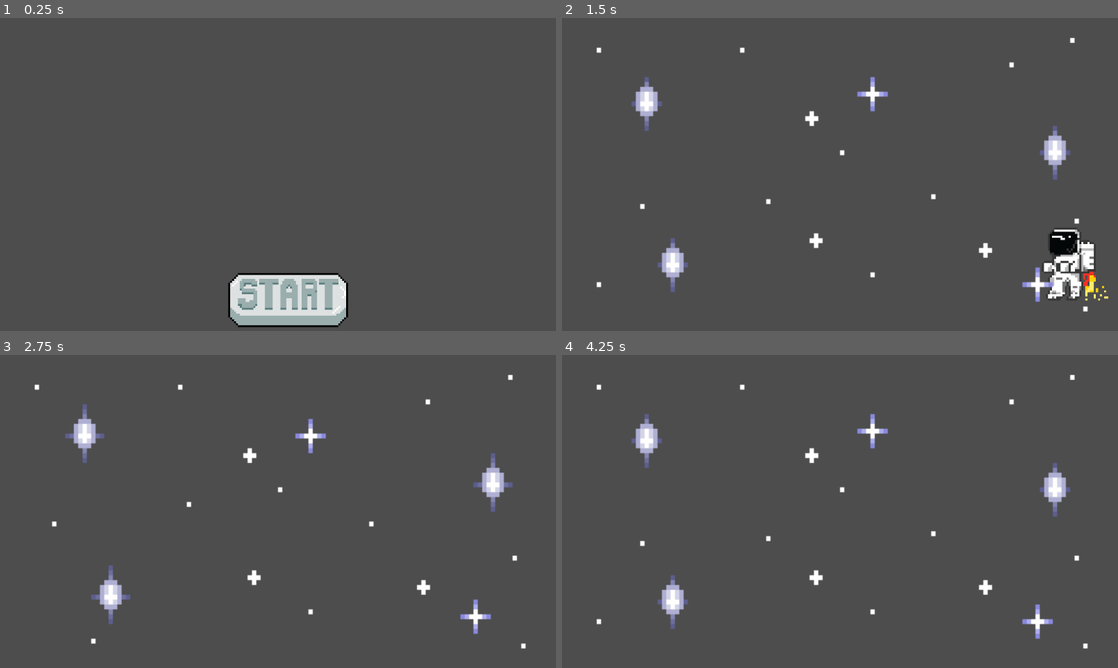
Above: before the commit, frames 1-4 (two rows, left to right).
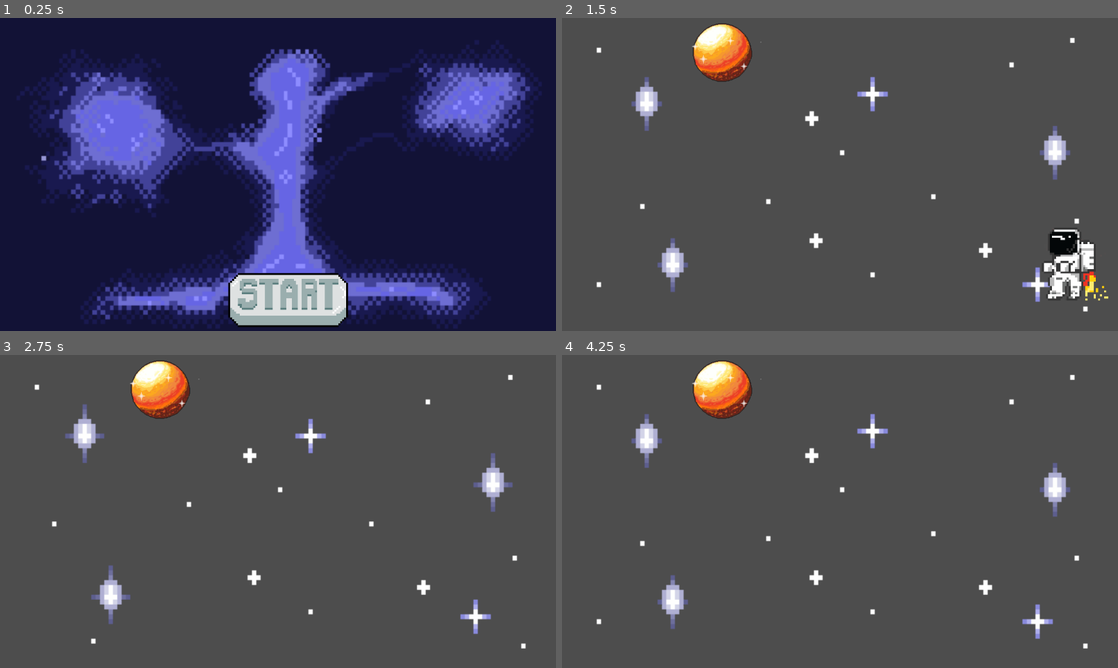
Above: after the commit, the same moments.

Repository: KTools2202/StarJump
Game: Godot game, scene res://scenes/start_button.tscn
Same seed, same stepped clock (60 frames per second), same inputs: the game is played once before the commit and once after it.
Inputs (mouse positions are in pixels of both pictures, inside the frame that each line leads up to):
- Up to frame 1 (0.25 s): no input
- Up to frame 2 (1.5 s): click (851, 299) at 0.5 s; hold Right (ui_right) from 1.28 s (still down)
- Up to frame 3 (2.75 s): keep holding Right (ui_right); tap Up (ui_up) at 1.52, 2.27 s
- Up to frame 4 (4.25 s): release Right (ui_right) at 2.78 s; hold Left (ui_left) 2.78-3.53 s; hold Right (ui_right) from 3.53 s (still down); tap Up (ui_up) at 3.77 s

The runs differ from the first frame. In frame 1, 96% of the frame differs, in the area x 0-100%, y 0-100%; in frame 2, 1.6%; in frame 3, 1.5%; in frame 4, 1.5%.
Error after the commit: Invalid assignment of property or key 'text' with value of type 'String' on a base object of type 'Sprite2D'. (res://scripts/Stage1/Clue1.gd:6)

Commit message:
fix: various logic stuff

Diff:
--- a/scenes/stages/stage1.tscn
+++ b/scenes/stages/stage1.tscn
@@ -1,36 +1,16 @@
-[gd_scene load_steps=26 format=3 uid="uid://dgdhq7qt34stf"]
+[gd_scene load_steps=27 format=3 uid="uid://dgdhq7qt34stf"]
 
 [ext_resource type="Script" path="res://scripts/Player.gd" id="1_4dh24"]
 [ext_resource type="Texture2D" uid="uid://dhgvwxivav0sa" path="res://sprites/Astronaut Sprite 1 fire.png" id="2_7ny1k"]
 [ext_resource type="Script" path="res://scripts/Stage1/Clue1.gd" id="3_rns28"]
 [ext_resource type="Script" path="res://scripts/Stage1/Clue2.gd" id="4_pv2ro"]
 [ext_resource type="Script" path="res://scripts/Stage1/Clue3.gd" id="5_2j6ve"]
+[ext_resource type="Texture2D" uid="uid://c70xoliuvmds" path="res://sprites/Sun.png" id="6_5taep"]
 [ext_resource type="Script" path="res://scripts/Stage1/Clue4.gd" id="6_dfxqv"]
 [ext_resource type="Script" path="res://scripts/Stage1/Clue5.gd" id="7_s042v"]
 [ext_resource type="Script" path="res://scripts/Stage1/AnswerGUI.gd" id="8_yubbe"]
 [ext_resource type="Texture2D" uid="uid://ceo8fmyqrium1" path="res://sprites/Stars sheet.png" id="9_5uxs5"]
 [ext_resource type="Script" path="res://scripts/Starry background.gd" id="10_njl88"]
-
-[sub_resource type="RectangleShape2D" id="RectangleShape2D_3myi4"]
-size = Vector2(138, 151)
-
-[sub_resource type="CircleShape2D" id="CircleShape2D_agvig"]
-radius = 31.0
-
-[sub_resource type="CircleShape2D" id="CircleShape2D_wofwh"]
-radius = 36.0555
-
-[sub_resource type="CircleShape2D" id="CircleShape2D_3rrcl"]
-radius = 41.3038
-
-[sub_resource type="CircleShape2D" id="CircleShape2D_eo4rb"]
-radius = 35.5106
-
-[sub_resource type="CircleShape2D" id="CircleShape2D_ohvj2"]
-radius = 39.4588
-
-[sub_resource type="RectangleShape2D" id="RectangleShape2D_wmj16"]
-size = Vector2(42, 648)
 
 [sub_resource type="AtlasTexture" id="AtlasTexture_0fy8c"]
 atlas = ExtResource("9_5uxs5")
@@ -89,149 +69,28 @@
 "speed": 5.0
 }]
 
+[sub_resource type="RectangleShape2D" id="RectangleShape2D_3myi4"]
+size = Vector2(138, 151)
+
+[sub_resource type="CircleShape2D" id="CircleShape2D_agvig"]
+radius = 31.0
+
+[sub_resource type="CircleShape2D" id="CircleShape2D_wofwh"]
+radius = 36.0555
+
+[sub_resource type="CircleShape2D" id="CircleShape2D_3rrcl"]
+radius = 41.3038
+
+[sub_resource type="CircleShape2D" id="CircleShape2D_eo4rb"]
+radius = 35.5106
+
+[sub_resource type="CircleShape2D" id="CircleShape2D_ohvj2"]
+radius = 39.4588
+
+[sub_resource type="RectangleShape2D" id="RectangleShape2D_wmj16"]
+size = Vector2(42, 648)
+
 [node name="Node2D" type="Node2D"]
-
-[node name="Player" type="CharacterBody2D" parent="." groups=["player"]]
-script = ExtResource("1_4dh24")
-
-[node name="CollisionShape2D" type="CollisionShape2D" parent="Player"]
-position = Vector2(1003, 509.5)
-shape = SubResource("RectangleShape2D_3myi4")
-
-[node name="Sprite2D" type="Sprite2D" parent="Player"]
-position = Vector2(1003, 509.476)
-scale = Vector2(0.460317, 0.460317)
-texture = ExtResource("2_7ny1k")
-
-[node name="Clue1" type="Area2D" parent="."]
-position = Vector2(198, 31)
-script = ExtResource("3_rns28")
-
-[node name="CollisionShape2D" type="CollisionShape2D" parent="Clue1"]
-position = Vector2(37, 40)
-shape = SubResource("CircleShape2D_agvig")
-
-[node name="Label" type="Label" parent="Clue1"]
-offset_left = 78.0
-offset_top = 29.0
-offset_right = 293.0
-offset_bottom = 52.0
-
-[node name="Clue2" type="Area2D" parent="."]
-position = Vector2(549, 75)
-script = ExtResource("4_pv2ro")
-
-[node name="CollisionShape2D" type="CollisionShape2D" parent="Clue2"]
-position = Vector2(54, 18)
-shape = SubResource("CircleShape2D_wofwh")
-
-[node name="Label" type="Label" parent="Clue2"]
-offset_left = 94.0
-offset_top = 5.0
-offset_right = 134.0
-offset_bottom = 28.0
-
-[node name="Clue3" type="Area2D" parent="."]
-position = Vector2(296, 468)
-script = ExtResource("5_2j6ve")
-
-[node name="CollisionShape2D" type="CollisionShape2D" parent="Clue3"]
-position = Vector2(44, 44)
-shape = SubResource("CircleShape2D_3rrcl")
-
-[node name="Label" type="Label" parent="Clue3"]
-offset_right = 40.0
-offset_bottom = 23.0
-
-[node name="Clue4" type="Area2D" parent="."]
-position = Vector2(718, 461)
-script = ExtResource("6_dfxqv")
-
-[node name="CollisionShape2D" type="CollisionShape2D" parent="Clue4"]
-position = Vector2(55, 38)
-shape = SubResource("CircleShape2D_eo4rb")
-
-[node name="Label" type="Label" parent="Clue4"]
-offset_right = 40.0
-offset_bottom = 23.0
-
-[node name="Clue5" type="Area2D" parent="."]
-position = Vector2(945, 57)
-script = ExtResource("7_s042v")
-
-[node name="CollisionShape2D" type="CollisionShape2D" parent="Clue5"]
-position = Vector2(46, 23)
-shape = SubResource("CircleShape2D_ohvj2")
-
-[node name="Label" type="Label" parent="Clue5"]
-offset_left = -37.0
-offset_top = 72.0
-offset_right = 3.0
-offset_bottom = 95.0
-
-[node name="answer" type="Area2D" parent="."]
-position = Vector2(37, 240)
-script = ExtResource("8_yubbe")
-
-[node name="CollisionShape2D" type="CollisionShape2D" parent="answer"]
-position = Vector2(-16, 84)
-shape = SubResource("RectangleShape2D_wmj16")
-
-[node name="Panel" type="Panel" parent="answer"]
-visible = false
-offset_left = 42.0
-offset_top = -221.0
-offset_right = 1039.0
-offset_bottom = 396.0
-
-[node name="Label" type="Label" parent="answer/Panel"]
-layout_mode = 0
-offset_left = 220.0
-offset_top = 27.0
-offset_right = 789.0
-offset_bottom = 125.0
-horizontal_alignment = 1
-vertical_alignment = 1
-
-[node name="Body" type="Label" parent="answer/Panel"]
-layout_mode = 0
-offset_left = 14.0
-offset_top = 132.0
-offset_right = 981.0
-offset_bottom = 417.0
-horizontal_alignment = 1
-vertical_alignment = 1
-
-[node name="Ans1" type="Button" parent="answer/Panel"]
-layout_mode = 0
-offset_left = 524.0
-offset_top = 544.0
-offset_right = 747.0
-offset_bottom = 602.0
-
-[node name="Ans2" type="Button" parent="answer/Panel"]
-layout_mode = 0
-offset_left = 230.0
-offset_top = 542.0
-offset_right = 453.0
-offset_bottom = 600.0
-tooltip_text = "Click to close this menu."
-
-[node name="Ans3" type="Button" parent="answer/Panel"]
-layout_mode = 0
-offset_left = 521.0
-offset_top = 456.0
-offset_right = 744.0
-offset_bottom = 514.0
-tooltip_text = "Click to close this menu."
-
-[node name="Ans4" type="Button" parent="answer/Panel"]
-layout_mode = 0
-offset_left = 233.0
-offset_top = 456.0
-offset_right = 456.0
-offset_bottom = 514.0
-tooltip_text = "Click to close this menu."
 
 [node name="Starry background" type="AnimatedSprite2D" parent="."]
 position = Vector2(576, 324.5)
@@ -240,6 +99,146 @@
 animation = &"stars"
 frame = 6
 script = ExtResource("10_njl88")
+
+[node name="Player" type="CharacterBody2D" parent="." groups=["player"]]
+script = ExtResource("1_4dh24")
+
+[node name="CollisionShape2D" type="CollisionShape2D" parent="Player"]
+position = Vector2(1003, 509.5)
+shape = SubResource("RectangleShape2D_3myi4")
+
+[node name="Sprite2D" type="Sprite2D" parent="Player"]
+position = Vector2(1003, 509.476)
+scale = Vector2(0.460317, 0.460317)
+texture = ExtResource("2_7ny1k")
+
+[node name="Clue1" type="Area2D" parent="."]
+position = Vector2(198, 31)
+script = ExtResource("3_rns28")
+
+[node name="CollisionShape2D" type="CollisionShape2D" parent="Clue1"]
+position = Vector2(37, 40)
+shape = SubResource("CircleShape2D_agvig")
+
+[node name="Sun" type="Sprite2D" parent="Clue1"]
+position = Vector2(139, 40)
+texture = ExtResource("6_5taep")
+
+[node name="Clue2" type="Area2D" parent="."]
+position = Vector2(549, 75)
+script = ExtResource("4_pv2ro")
+
+[node name="CollisionShape2D" type="CollisionShape2D" parent="Clue2"]
+position = Vector2(54, 18)
+shape = SubResource("CircleShape2D_wofwh")
+
+[node name="Label" type="Label" parent="Clue2"]
+offset_left = 94.0
+offset_top = 5.0
+offset_right = 134.0
+offset_bottom = 28.0
+
+[node name="Clue3" type="Area2D" parent="."]
+position = Vector2(296, 468)
+script = ExtResource("5_2j6ve")
+
+[node name="CollisionShape2D" type="CollisionShape2D" parent="Clue3"]
+position = Vector2(44, 44)
+shape = SubResource("CircleShape2D_3rrcl")
+
+[node name="Label" type="Label" parent="Clue3"]
+offset_right = 40.0
+offset_bottom = 23.0
+
+[node name="Clue4" type="Area2D" parent="."]
+position = Vector2(718, 461)
+script = ExtResource("6_dfxqv")
+
+[node name="CollisionShape2D" type="CollisionShape2D" parent="Clue4"]
+position = Vector2(55, 38)
+shape = SubResource("CircleShape2D_eo4rb")
+
+[node name="Label" type="Label" parent="Clue4"]
+offset_right = 40.0
+offset_bottom = 23.0
+
+[node name="Clue5" type="Area2D" parent="."]
+position = Vector2(945, 57)
+script = ExtResource("7_s042v")
+
+[node name="CollisionShape2D" type="CollisionShape2D" parent="Clue5"]
+position = Vector2(46, 23)
+shape = SubResource("CircleShape2D_ohvj2")
+
+[node name="Label" type="Label" parent="Clue5"]
+offset_left = -37.0
+offset_top = 72.0
+offset_right = 3.0
+offset_bottom = 95.0
+
+[node name="answer" type="Area2D" parent="."]
+position = Vector2(37, 240)
+script = ExtResource("8_yubbe")
+
+[node name="CollisionShape2D" type="CollisionShape2D" parent="answer"]
+position = Vector2(-16, 84)
+shape = SubResource("RectangleShape2D_wmj16")
+
+[node name="Panel" type="Panel" parent="answer"]
+visible = false
+offset_left = 42.0
+offset_top = -221.0
+offset_right = 1039.0
+offset_bottom = 396.0
+
+[node name="Label" type="Label" parent="answer/Panel"]
+layout_mode = 0
+offset_left = 220.0
+offset_top = 27.0
+offset_right = 789.0
+offset_bottom = 125.0
+horizontal_alignment = 1
+vertical_alignment = 1
+
+[node name="Body" type="Label" parent="answer/Panel"]
+layout_mode = 0
+offset_left = 14.0
+offset_top = 132.0
+offset_right = 981.0
+offset_bottom = 417.0
+horizontal_alignment = 1
+vertical_alignment = 1
+
+[node name="Ans1" type="Button" parent="answer/Panel"]
+layout_mode = 0
+offset_left = 524.0
+offset_top = 544.0
+offset_right = 747.0
+offset_bottom = 602.0
+
+[node name="Ans2" type="Button" parent="answer/Panel"]
+layout_mode = 0
+offset_left = 230.0
+offset_top = 542.0
+offset_right = 453.0
+offset_bottom = 600.0
+tooltip_text = "Click to close this menu."
+
+[node name="Ans3" type="Button" parent="answer/Panel"]
+layout_mode = 0
+offset_left = 521.0
+offset_top = 456.0
+offset_right = 744.0
+offset_bottom = 514.0
+tooltip_text = "Click to close this menu."
+
+[node name="Ans4" type="Button" parent="answer/Panel"]
+layout_mode = 0
+offset_left = 233.0
+offset_top = 456.0
+offset_right = 456.0
+offset_bottom = 514.0
+tooltip_text = "Click to close this menu."
 
 [connection signal="body_entered" from="Clue1" to="Clue1" method="_on_body_entered"]
 [connection signal="body_exited" from="Clue1" to="Clue1" method="_on_body_exited"]
--- a/scenes/start_button.tscn
+++ b/scenes/start_button.tscn
@@ -1,9 +1,10 @@
-[gd_scene load_steps=5 format=3 uid="uid://ij081mw11vmd"]
+[gd_scene load_steps=6 format=3 uid="uid://ij081mw11vmd"]
 
 [ext_resource type="Script" path="res://scripts/scene_transition.gd" id="1_0qwew"]
 [ext_resource type="Texture2D" uid="uid://dv8rqv5yof8nd" path="res://sprites/Start button unclicked.png" id="1_u3ucj"]
 [ext_resource type="Texture2D" uid="uid://g0prqcwksx5u" path="res://sprites/Start button clicked.png" id="2_32y8s"]
 [ext_resource type="AudioStream" uid="uid://cr5j12earedb1" path="res://audio/The Journey (op screen).mp3" id="2_numg5"]
+[ext_resource type="Texture2D" uid="uid://dr5vhsbws65av" path="res://sprites/Title Screen Space.png" id="3_em3l2"]
 
 [node name="Control" type="Control"]
 layout_mode = 3
@@ -21,6 +22,11 @@
 [node name="AudioStreamPlayer" type="AudioStreamPlayer" parent="."]
 stream = ExtResource("2_numg5")
 
+[node name="TitleScreenSpace" type="Sprite2D" parent="."]
+position = Vector2(107, -191)
+scale = Vector2(2.45106, 2.4)
+texture = ExtResource("3_em3l2")
+
 [node name="TextureButton" type="TextureButton" parent="."]
 layout_mode = 0
 offset_top = 5.0
--- a/scripts/Stage1/AnswerGUI.gd
+++ b/scripts/Stage1/AnswerGUI.gd
@@ -1,6 +1,4 @@
 extends Area2D
-
-#@export var pop_up_text: String = "It's the closest star to the Sun!"
 
 @onready var panel = $Panel
 @onready var heading = $Panel/Label
--- a/scripts/Stage1/Clue1.gd
+++ b/scripts/Stage1/Clue1.gd
@@ -1,19 +1,17 @@
 extends Area2D
 
-#@export var pop_up_text: String = "It's the closest star to the Sun!"
-
-@onready var label = $Label  # Path may need to be changed if still not functioning
+@onready var hint = $Sun
 
 func _ready():
-	label.text = "It's the closest star to the Sun!"
-	label.visible_characters = 0
+	hint.text = "It's the closest star to the Sun!"
+	hint.visible = false
 
 # Showing text when the player enters the area
 func _on_body_entered(body):
 	if body.is_in_group("player"):  # The player-character is in a group called "player"
-		label.visible_characters = -1
+		hint.visible = true
 
 # Hiding text when the player exits the area
 func _on_body_exited(body):
 	if body.is_in_group("player"):
-		label.visible_characters = 0
+		hint.visible = false
--- a/scripts/Stage1/Clue2.gd
+++ b/scripts/Stage1/Clue2.gd
@@ -1,8 +1,6 @@
 extends Area2D
 
-#@export var pop_up_text: String = "It's the closest star to the Sun!"
-
-@onready var label = $Label  # Path may need to be changed if still not functioning
+@onready var label = $Label
 
 func _ready():
 	label.text = "It's the closest star to the Sun!"
--- a/scripts/Stage1/Clue3.gd
+++ b/scripts/Stage1/Clue3.gd
@@ -1,8 +1,6 @@
 extends Area2D
 
-#@export var pop_up_text: String = "It's the closest star to the Sun!"
-
-@onready var label = $Label  # Path may need to be changed if still not functioning
+@onready var label = $Label
 
 func _ready():
 	label.text = "It's the closest star to the Sun!"
--- a/scripts/Stage1/Clue4.gd
+++ b/scripts/Stage1/Clue4.gd
@@ -1,8 +1,6 @@
 extends Area2D
 
-#@export var pop_up_text: String = "It's the closest star to the Sun!"
-
-@onready var label = $Label  # Path may need to be changed if still not functioning
+@onready var label = $Label
 
 func _ready():
 	label.text = "It's the closest star to the Sun!"
--- a/scripts/Stage1/Clue5.gd
+++ b/scripts/Stage1/Clue5.gd
@@ -1,8 +1,6 @@
 extends Area2D
 
-#@export var pop_up_text: String = "It's the closest star to the Sun!"
-
-@onready var label = $Label  # Path may need to be changed if still not functioning
+@onready var label = $Label
 
 func _ready():
 	label.text = "It's the closest star to the Sun!"
